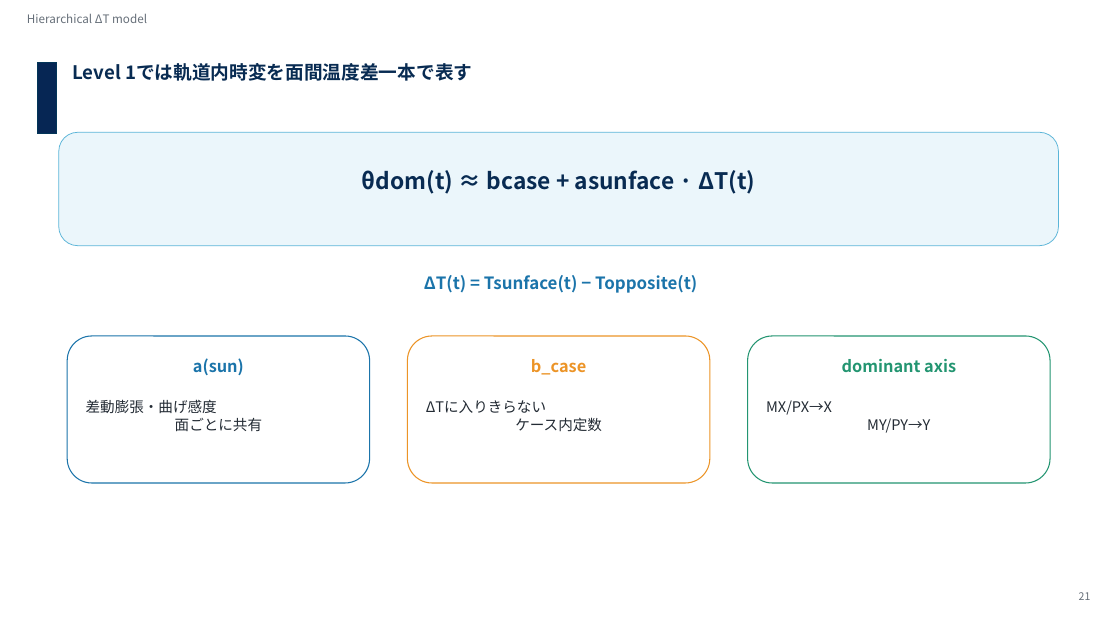
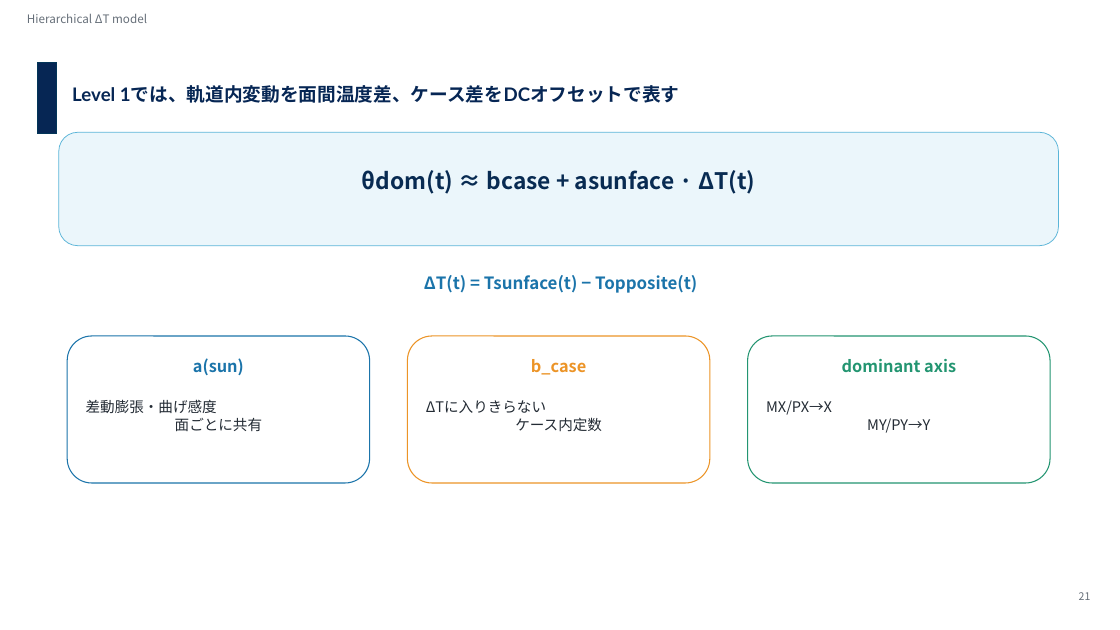
Before and after one commit to Hideki-1029/thermal-deformation-optcomm, a slide deck: slide 19 of papers/seminar/20260721_optcommrg_takamoto_v3_issl.pptx (slide 21 before the commit). Drawn at 1120x630 pixels with LibreOffice and Linux fonts; fonts in the diff are those of the drawing; background and template pictures are left out. Boxes give left, top, right and bottom in pixels: in the first picture for what was removed or moved away, otherwise in the second. Text is boxed around its words. In the diff, an @@ line names an element or a change of style, - is before the commit and + after.

```diff
--- a/papers/seminar/20260721_optcommrg_takamoto_v3_issl.pptx
+++ b/papers/seminar/20260721_optcommrg_takamoto_v3_issl.pptx
@@ text at box(72, 86, 680, 103): text changed; font Noto Sans CJK JP to Lato; text colour #082B52 to #062654 @@
-Level 1では軌道内時変を面間温度差一本で表す
+Level 1では、軌道内変動を面間温度差、ケース差をDCオフセットで表す
```
Also in this commit, not shown: 12 other slides changed, 2 slides added, 3 slides removed, 1 other file.
